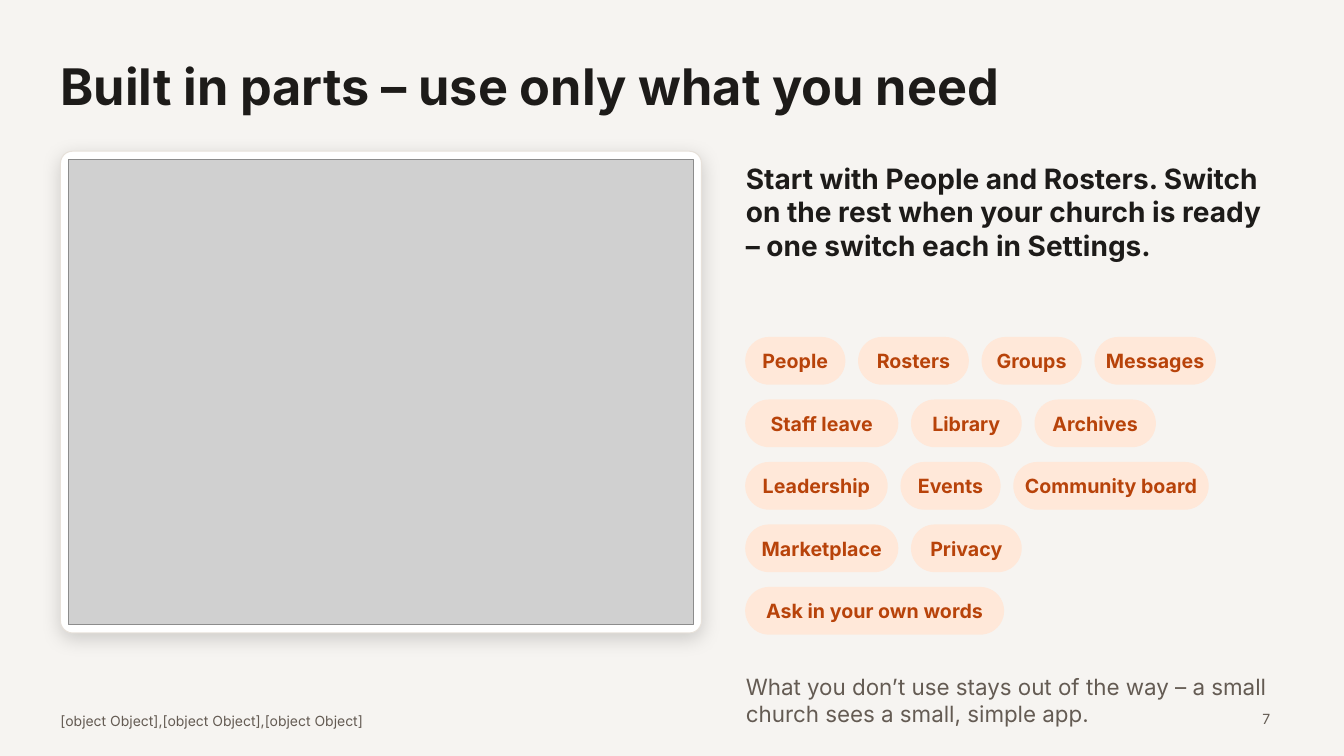
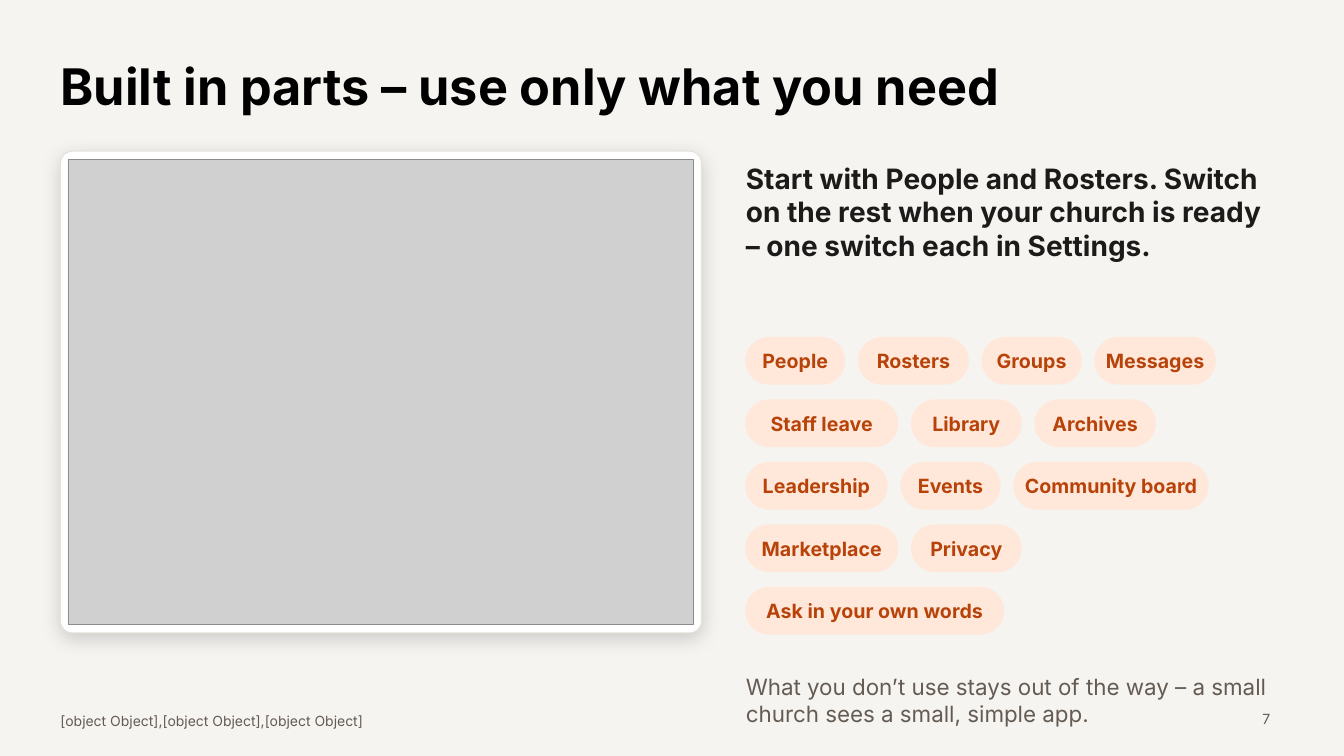
Before and after one commit to pian1966/church-hub, a slide deck: slide 7 of docs/presentation/church-and-trellis-presentation.pptx. Drawn at 1344x756 pixels with LibreOffice and Linux fonts; fonts in the diff are those of the drawing; grey boxes stand for pictures. Boxes give left, top, right and bottom in pixels: in the first picture for what was removed or moved away, otherwise in the second. Text is boxed around its words. In the diff, an @@ line names an element or a change of style, - is before the commit and + after.

```diff
--- a/docs/presentation/church-and-trellis-presentation.pptx
+++ b/docs/presentation/church-and-trellis-presentation.pptx
@@ title "Built in parts – use ..." at (x1=60, y1=66, x2=999, y2=116): text colour #1D1B19 to #000000 @@
```
Also in this commit, not shown: 15 other slides changed, 36 other files.
